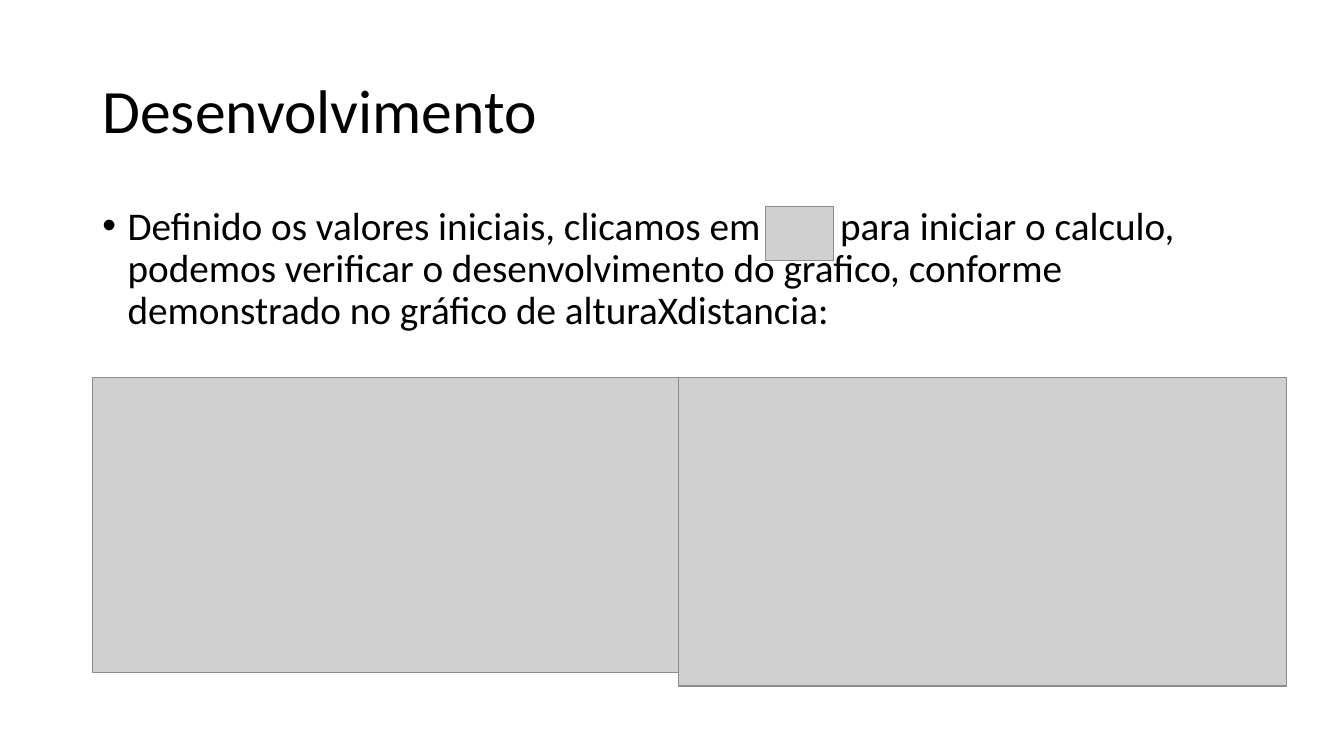
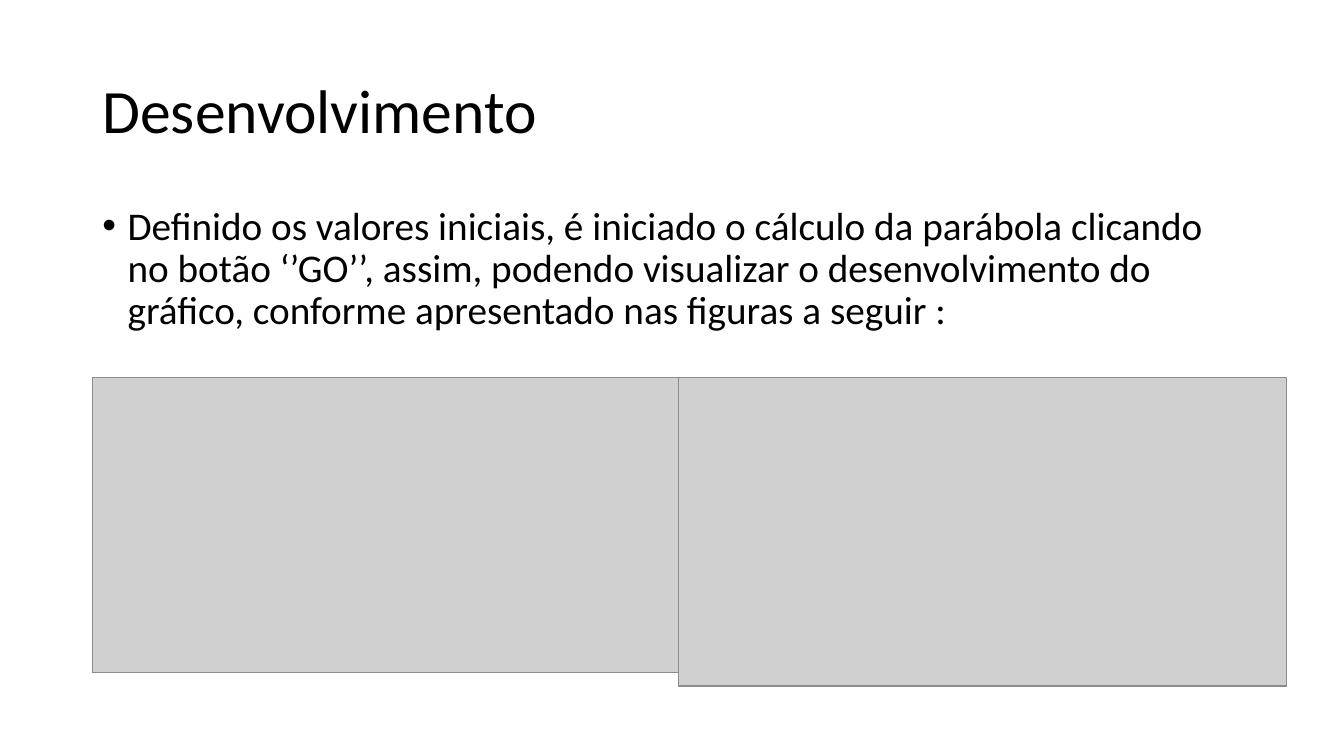
Before and after one commit to jonatanrinckus/SimulacaoDiscretaTrabalhoM2, a slide deck: slide 10 of new/Estudo Modelagem Bifocal.pptx (slide 7 before the commit). Drawn at 1344x756 pixels with LibreOffice and Linux fonts; fonts in the diff are those of the drawing; grey boxes stand for pictures. Boxes give left, top, right and bottom in pixels: in the first picture for what was removed or moved away, otherwise in the second. Text is boxed around its words. In the diff, an @@ line names an element or a change of style, - is before the commit and + after.

```diff
--- a/new/Estudo Modelagem Bifocal.pptx
+++ b/new/Estudo Modelagem Bifocal.pptx
@@ picture removed at (x1=765, y1=207, x2=834, y2=261) @@
@@ text at (x1=128, y1=212, x2=1202, y2=331): text changed @@
-• Definido os valores iniciais, clicamos em para iniciar o calculo, podemos verificar o desenvolvimento do gráfico, conforme demonstrado no gráfico de alturaXdistancia:
+• Definido os valores iniciais, é iniciado o cálculo da parábola clicando no botão ‘’GO’’, assim, podendo visualizar o desenvolvimento do gráfico, conforme apresentado nas figuras a seguir :
```
Also in this commit, not shown: 6 other slides changed, 4 slides added.
